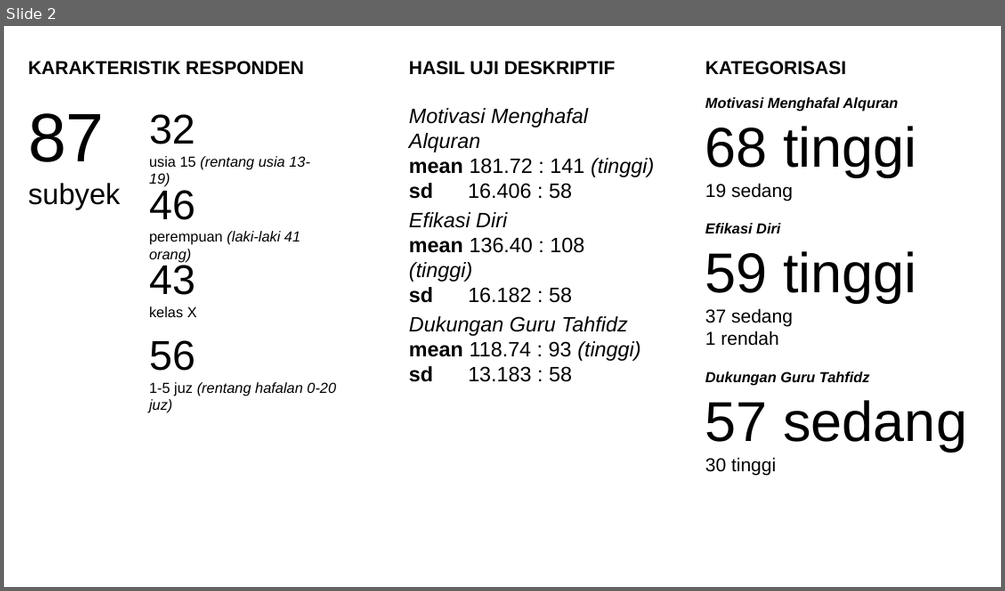
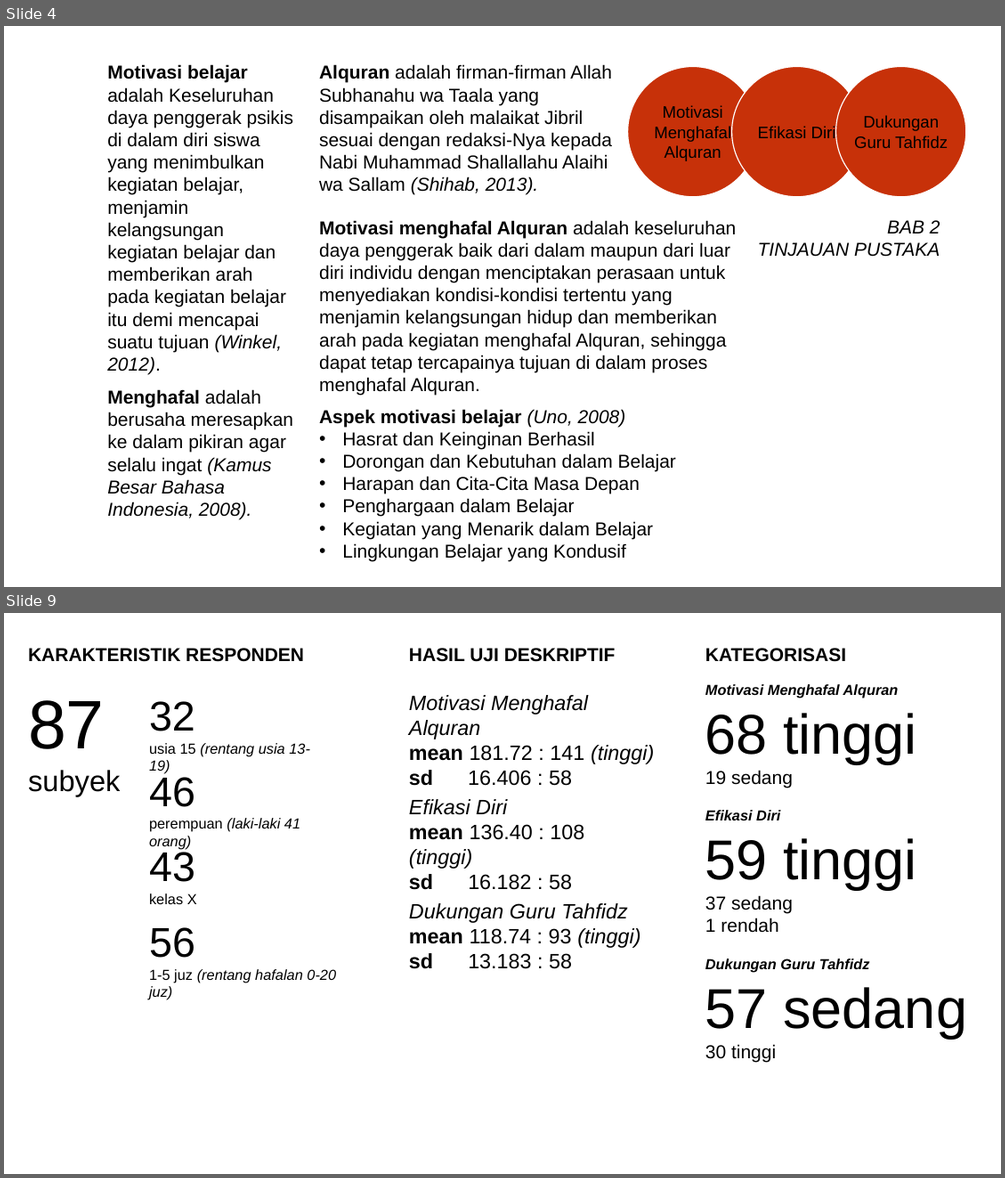
Before and after one commit to mzaini30/skripsi, a slide deck: pendadaran.pptx. Shown one above the other, each under a label of ours: slide 2 before the commit, slides 4 and 9 after it; the slides between them are not shown. The pictures are 1005x591 and 1005x1178 pixels, drawn with LibreOffice and Linux fonts; fonts in the diff are those of the drawing; background and template pictures are left out. Boxes give left, top, right and bottom in pixels: in the first picture for what was removed or moved away, otherwise in the second. Text is boxed around its words. In the diff, an @@ line names an element or a change of style, - is before the commit and + after.

```diff
--- a/pendadaran.pptx
+++ b/pendadaran.pptx
@@ slide 4 added at [4, 26, 1001, 587], background picture (left out) @@
@@ text added at [107, 64, 293, 374], 18 pt, text #000000 @@
+Motivasi belajar adalah Keseluruhan daya penggerak psikis di dalam diri siswa yang menimbulkan kegiatan belajar, menjamin kelangsungan kegiatan belajar dan memberikan arah pada kegiatan belajar itu demi mencapai suatu tujuan (Winkel, 2012).
@@ text added at [319, 64, 612, 195], 18 pt, text #000000 @@
+Alquran adalah firman-firman Allah Subhanahu wa Taala yang disampaikan oleh malaikat Jibril sesuai dengan redaksi-Nya kepada Nabi Muhammad Shallallahu Alaihi wa Sallam (Shihab, 2013).
@@ group added at [628, 66, 966, 197]: 3 ellipses, 3 texts @@
+Motivasi Menghafal Alquran
+Efikasi Diri
+Dukungan Guru Tahfidz
@@ text added at [319, 220, 736, 395], 18 pt, text #000000 @@
+Motivasi menghafal Alquran adalah keseluruhan daya penggerak baik dari dalam maupun dari luar diri individu dengan menciptakan perasaan untuk menyediakan kondisi-kondisi tertentu yang menjamin kelangsungan hidup dan memberikan arah pada kegiatan menghafal Alquran, sehingga dapat tetap tercapainya tujuan di dalam proses menghafal Alquran.
@@ text added at [758, 220, 940, 257], 18 pt, text #000000, italic @@
+BAB 2
+TINJAUAN PUSTAKA
@@ text added at [107, 389, 293, 519], 18 pt, text #000000 @@
+Menghafal adalah berusaha meresapkan ke dalam pikiran agar selalu ingat (Kamus Besar Bahasa Indonesia, 2008).
@@ text added at [319, 409, 676, 561], 18 pt, text #000000 @@
+Aspek motivasi belajar (Uno, 2008)
+• Hasrat dan Keinginan Berhasil
+• Dorongan dan Kebutuhan dalam Belajar
+• Harapan dan Cita-Cita Masa Depan
+• Penghargaan dalam Belajar
+• Kegiatan yang Menarik dalam Belajar
+• Lingkungan Belajar yang Kondusif
@@ what was slide 2 is now slide 9 @@
```
Also in this commit, not shown: 2 slides changed, 8 other slides added, 1 slide removed, 2 other files.
